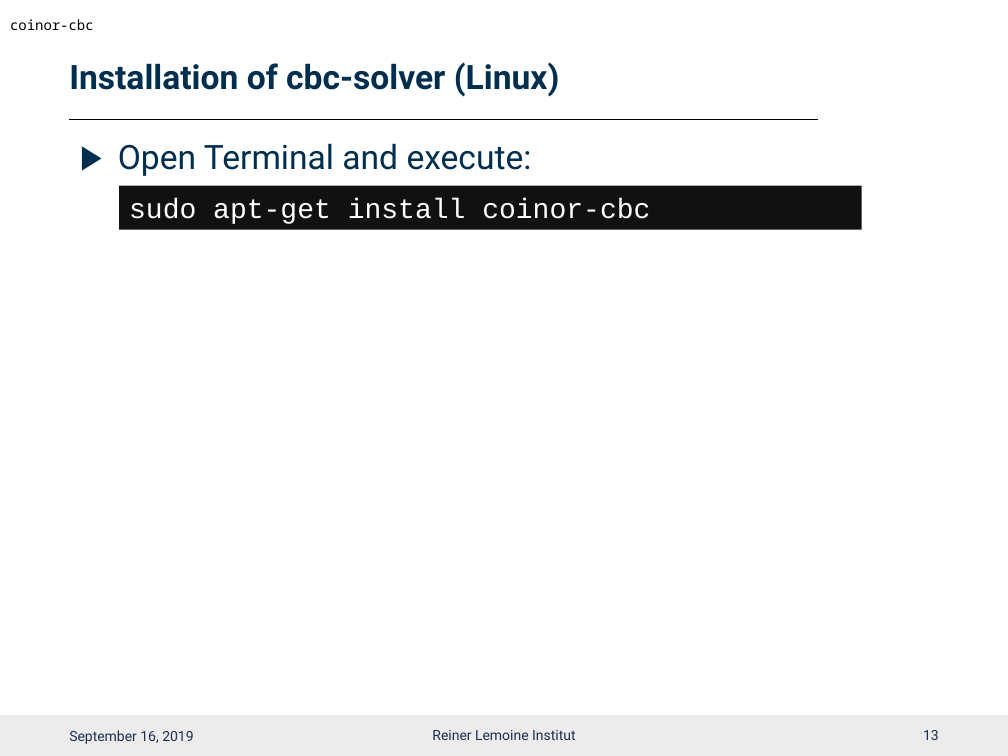
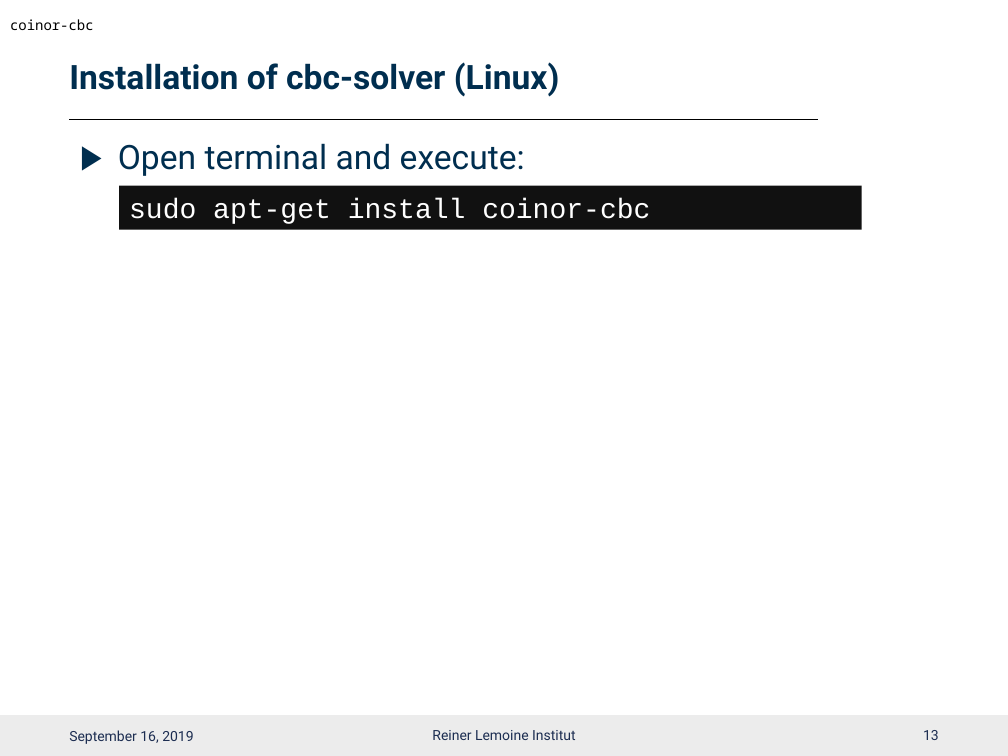
Before and after one commit to smartie2076/oemof_workshop, a slide deck: slide 14 of Oemof_Workshop_02_Installation.pptx. Drawn at 1008x756 pixels with LibreOffice and Linux fonts; fonts in the diff are those of the drawing; background and template pictures are left out. Boxes give left, top, right and bottom in pixels: in the first picture for what was removed or moved away, otherwise in the second. Text is boxed around its words. In the diff, an @@ line names an element or a change of style, - is before the commit and + after.

```diff
--- a/Oemof_Workshop_02_Installation.pptx
+++ b/Oemof_Workshop_02_Installation.pptx
@@ text at box(118, 143, 525, 176): text changed @@
-▶ Open Terminal and execute:
+▶ Open terminal and execute:
```
Also in this commit, not shown: 6 other slides changed, 7 other files.
